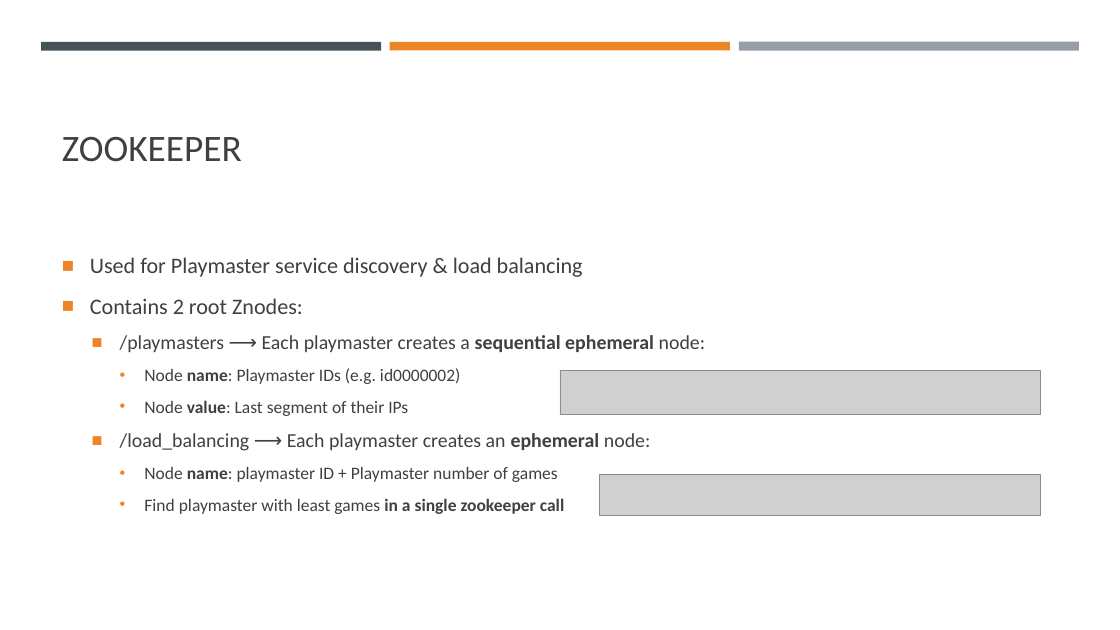
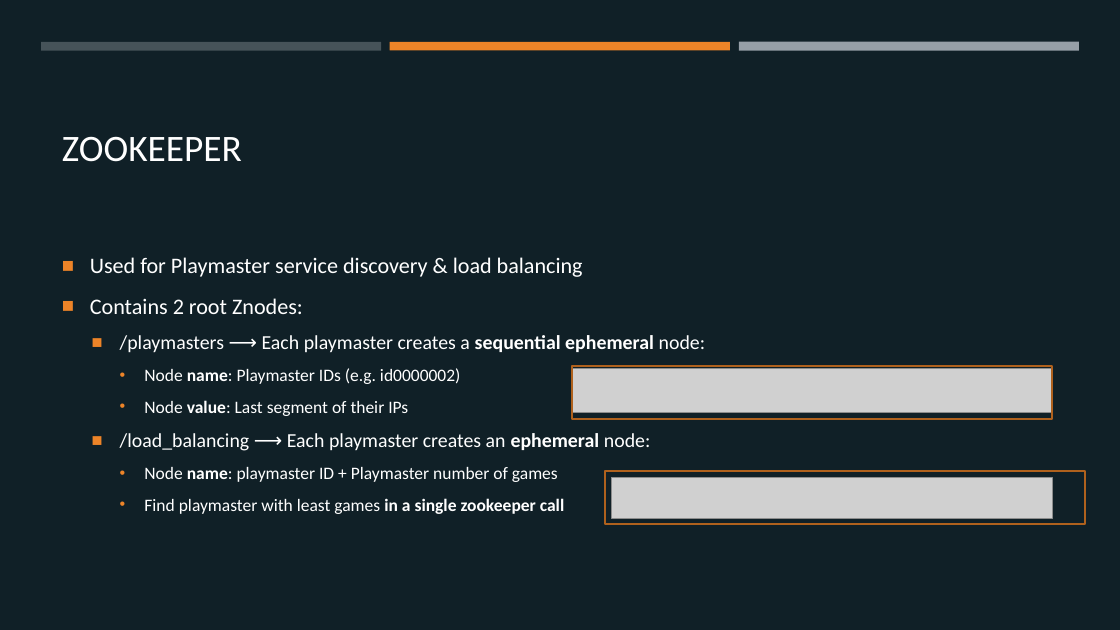
Before and after one commit to margaeor/COMP414-Distributed-Systems, a slide deck: slide 20 of presentation/Distributed.pptx (slide 18 before the commit). Drawn at 1120x630 pixels with LibreOffice and Linux fonts; fonts in the diff are those of the drawing; grey boxes stand for pictures. Boxes give left, top, right and bottom in pixels: in the first picture for what was removed or moved away, otherwise in the second. Text is boxed around its words. In the diff, an @@ line names an element or a change of style, - is before the commit and + after.

```diff
--- a/presentation/Distributed.pptx
+++ b/presentation/Distributed.pptx
@@ background #FFFFFF to #102027 @@
@@ title "ZOOKEEPER" at box(62, 136, 242, 162): text colour #404040 to #FFFFFF @@
@@ text "Used for Playmaster service discovery ..." at box(90, 257, 706, 514): text colour #404040 to #FFFFFF @@
@@ picture: place and size @@
-picture at box(560, 371, 1041, 414)
+picture at box(572, 369, 1053, 413)
@@ rectangle added at box(572, 366, 1053, 419), outline #AF621E 1.75 pt @@
@@ rectangle added at box(605, 471, 1086, 524), outline #AF621E 1.75 pt @@
@@ picture: place and size @@
-picture at box(599, 475, 1040, 516)
+picture at box(611, 477, 1052, 518)
```
Also in this commit, not shown: 14 other slides changed, 2 slides added, 1 other file.
